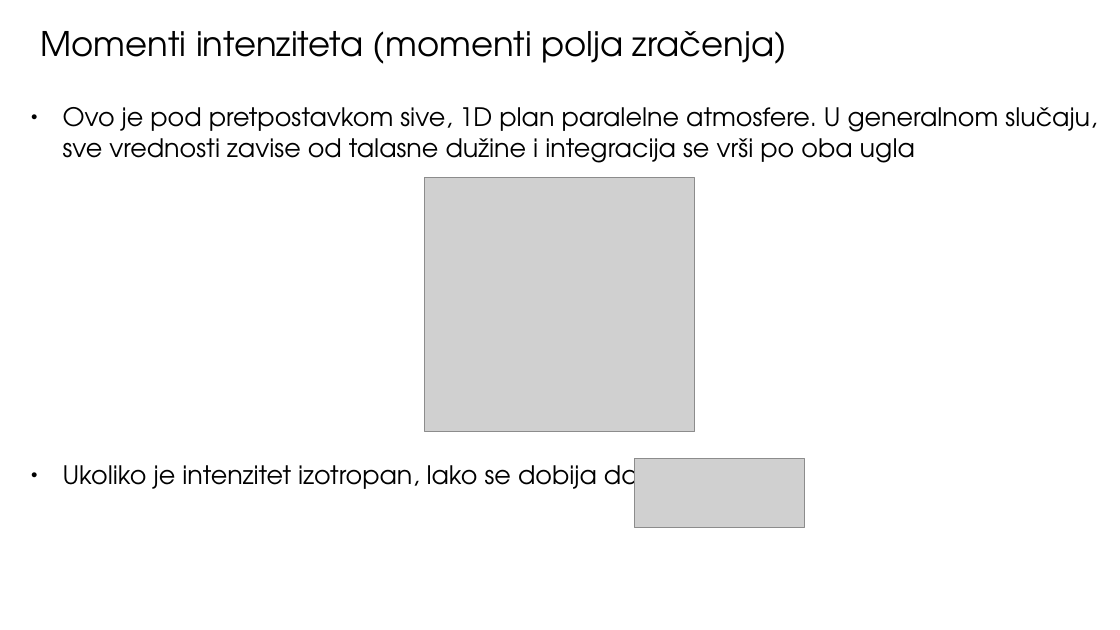
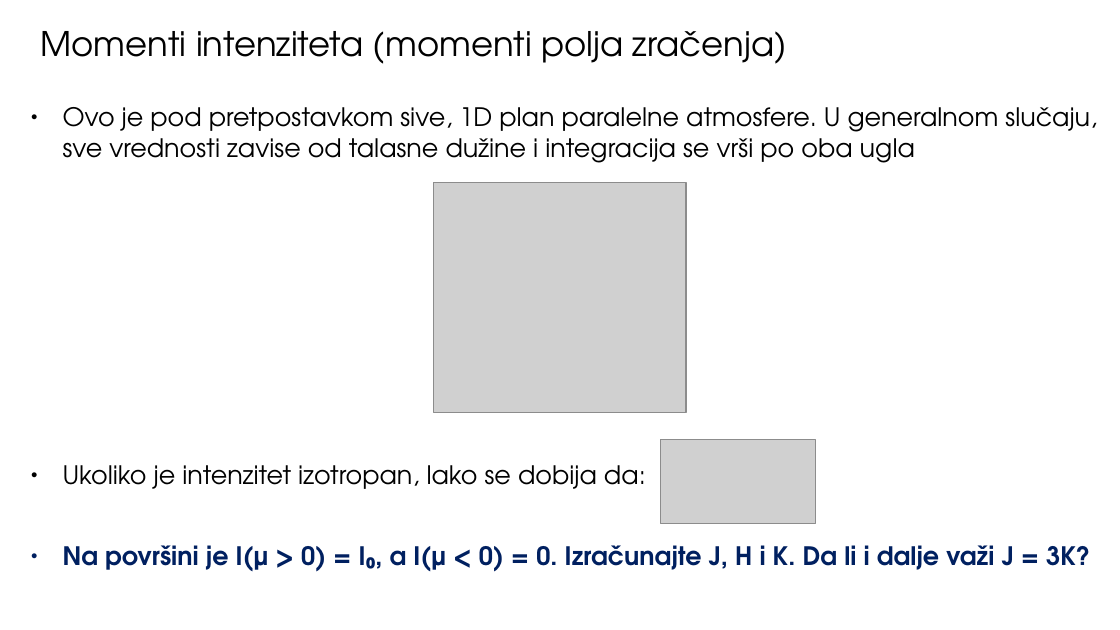
Before and after one commit to ivanzmilic/TZS_matf, a slide deck: slide 21 of Predavanja/Predavanje_05_Atmosfere_u_RZ.pptx. Drawn at 1120x630 pixels with LibreOffice and Linux fonts; fonts in the diff are those of the drawing; grey boxes stand for pictures. Boxes give left, top, right and bottom in pixels: in the first picture for what was removed or moved away, otherwise in the second. Text is boxed around its words. In the diff, an @@ line names an element or a change of style, - is before the commit and + after.

```diff
--- a/Predavanja/Predavanje_05_Atmosfere_u_RZ.pptx
+++ b/Predavanja/Predavanje_05_Atmosfere_u_RZ.pptx
@@ picture: place and size @@
-picture at box(425, 178, 695, 432)
+picture at box(434, 183, 686, 413)
@@ picture: place and size @@
-picture at box(634, 458, 805, 527)
+picture at box(661, 440, 815, 523)
@@ text at box(63, 545, 1090, 572): paragraph added @@
+● Na površini je I(μ > 0) = I₀, a I(μ < 0) = 0. Izračunajte J, H i K. Da li i dalje važi J = 3K?
```
Also in this commit, not shown: 23 other slides changed, 2 slides added, 1 slide removed, 5 other files.
